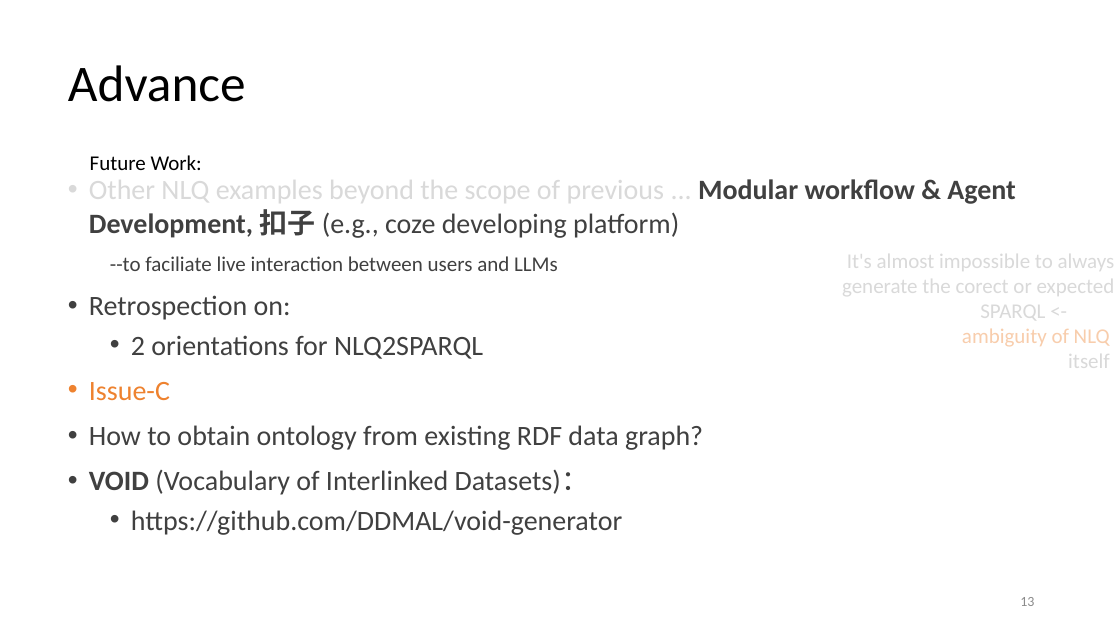
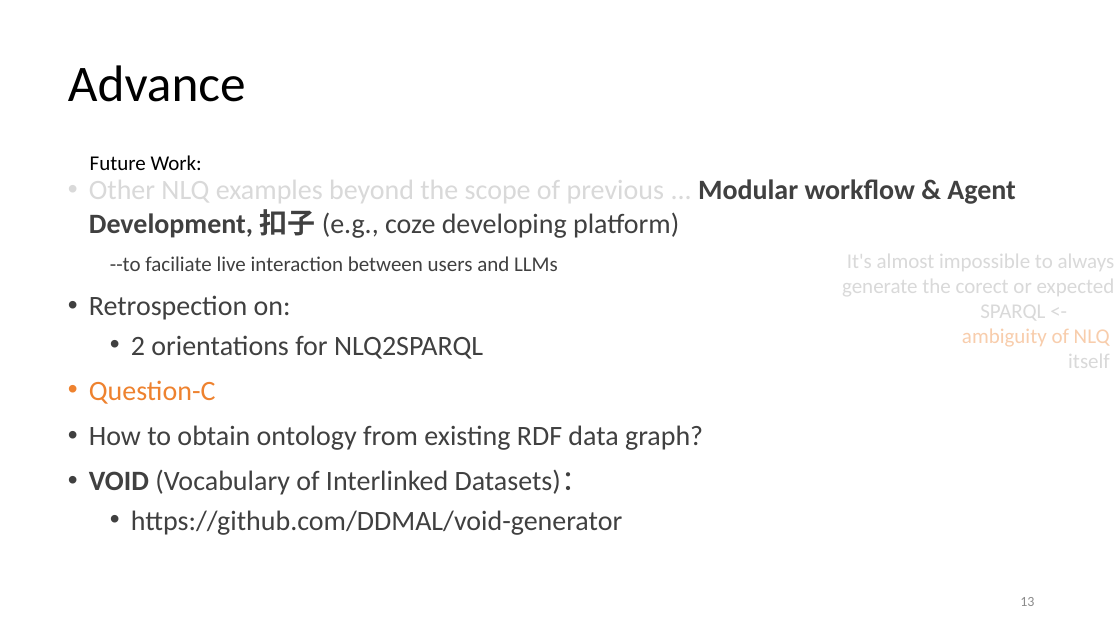
Before and after one commit to DDMAL/linkedmusic-queries, a slide deck: slide 13 of handOver_generalReviewOf_LinkedMusicQueries2024-2025.pptx. Drawn at 1120x630 pixels with LibreOffice and Linux fonts; fonts in the diff are those of the drawing. Boxes give left, top, right and bottom in pixels: in the first picture for what was removed or moved away, otherwise in the second. Text is boxed around its words. In the diff, an @@ line names an element or a change of style, - is before the commit and + after.

```diff
--- a/handOver_generalReviewOf_LinkedMusicQueries2024-2025.pptx
+++ b/handOver_generalReviewOf_LinkedMusicQueries2024-2025.pptx
@@ text at bbox=[89, 380, 216, 404]: text changed @@
-• Issue-C
+• Question-C
```
Also in this commit, not shown: 4 other slides changed.
